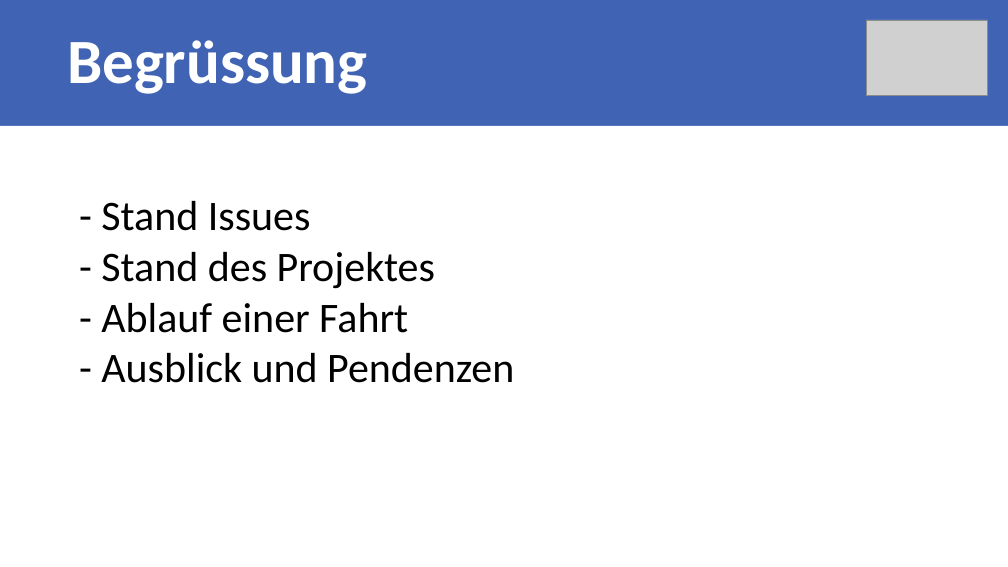
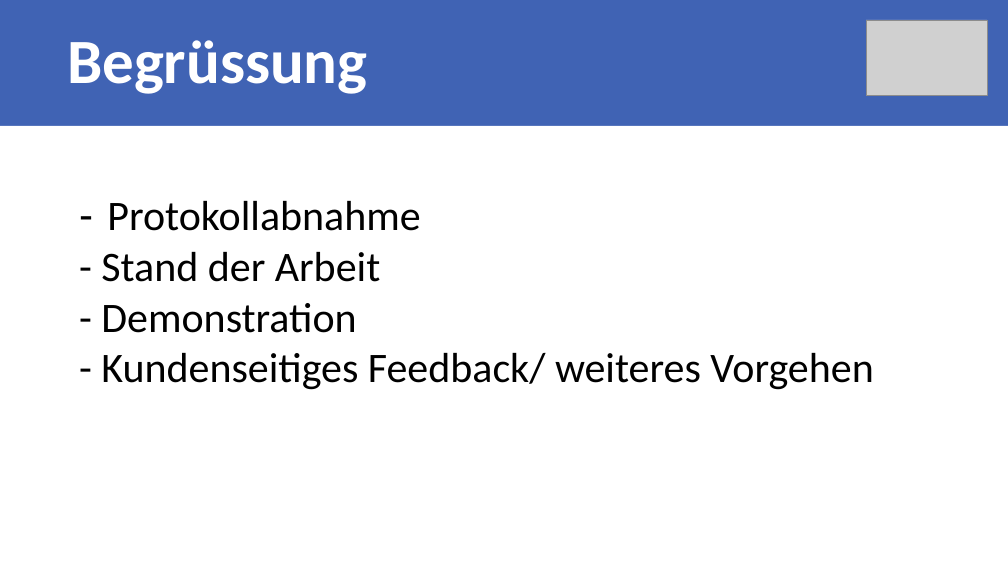
Before and after one commit to Rinc11/FOS, a slide deck: slide 2 of documents/00_Sitzungen/Milestone_4/Meilenstein4.pptx (slide 3 before the commit). Drawn at 1008x567 pixels with LibreOffice and Linux fonts; fonts in the diff are those of the drawing; grey boxes stand for pictures. Boxes give left, top, right and bottom in pixels: in the first picture for what was removed or moved away, otherwise in the second. Text is boxed around its words. In the diff, an @@ line names an element or a change of style, - is before the commit and + after.

```diff
--- a/documents/00_Sitzungen/Milestone_4/Meilenstein4.pptx
+++ b/documents/00_Sitzungen/Milestone_4/Meilenstein4.pptx
@@ text at (x1=101, y1=201, x2=873, y2=390): text changed @@
-    - Stand Issues
-    - Stand des Projektes
-    - Ablauf einer Fahrt
-    - Ausblick und Pendenzen
+    – Protokollabnahme
+    - Stand der Arbeit
+    - Demonstration
+    - Kundenseitiges Feedback/ weiteres Vorgehen
```
Also in this commit, not shown: 4 other slides changed, 2 slides added, 2 slides removed.
